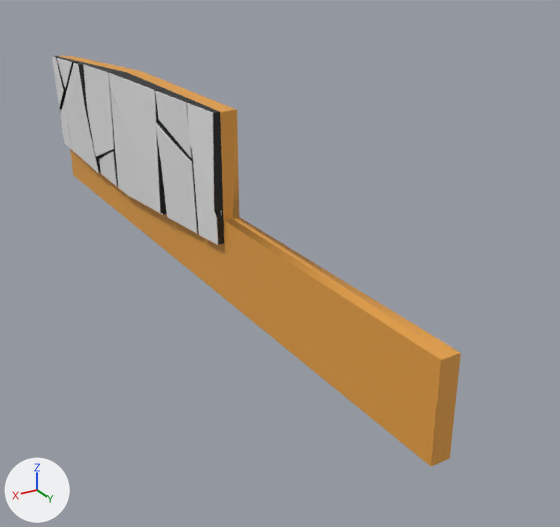
A saved change to the OBJ model Assets/building_mall.obj.
One viewpoint serves both versions: a 50 mm camera at (19.9, 100.7, 38.0) aimed at (-26.6, 23.3, -0.8). Every picture has the same lights, and +X, +Y and +Z are marked at lower left. Where no turn or scale is listed for an object, it has been applied to the vertices. Vertices at the same position are counted once.

The first picture shows 'Cube.019_Cube.031'.
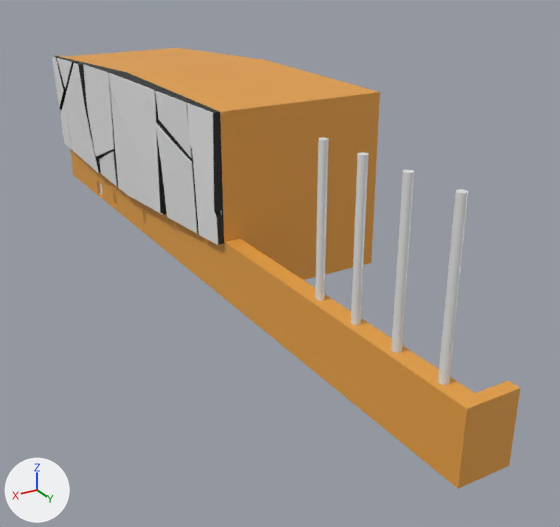
What the commit changed:
Material 'Material.021' (mat_material_021) is new.
Its base color is (0.8, 0.8, 0.8) (white #e7e7e7).
Its roughness is 0.526.
Material 'None' (mat_none) is new.
Its base color is (0.8, 0.8, 0.8) (white #e7e7e7).
Its roughness is 0.293.
me_cube_019_cube_031 is used by ob_cube_019_cube_031; location (0.0, 0.0, 0.0).
me_cube_019_cube_031 had 241 vertices, 158 faces and spanned x -18.4..-14.3, y -31.7..63.6, z -1.3..20.7.
me_cube_019_cube_031 now has 285 vertices, 191 faces, 3 loose edges and spans x -37.4..-14.3, y -31.7..66.7, z -1.3..20.7.
Part 1, on me_cube_019_cube_031:
15 vertices are removed from x -18.4..-16.4, y 0.9..63.6, z -1.3..8.5.
21 faces are deleted.
1 vertex moves from x -16.4, y 63.6, z 5.7 to x -16.4, y 65.4, z 5.7.
30 vertices are added at x -37.4..-16.4, y -16.7..66.7, z -1.3..5.9.
7 new vertices lie (-19.0, 0.0, 0.0) away from vertices in x -18.4, y -29.9..28.0, z -1.3..20.7.
5 new vertices lie (0.0, 1.3, 0.0) away from vertices in x -18.4..-16.4, y 63.6..65.4, z -1.3..5.9.
5 new vertices lie (-3.5, 0.0, 0.0) away from vertices in x -18.4, y 65.4..66.7, z -1.3..5.9.
12 new vertices lie (0.4, 0.0, 0.0) away from vertices in x -16.8, y -16.7..4.2, z -1.0..2.4.
3 loose edges are added.
4 new faces join them, mat_material_012 (white #e7e7e7).
46 new faces join them, mat_material_013 (orange #e7a143).
1 new face joins them, mat_material_016 (black #161616).
3 new faces join them, mat_material_021 (white #e7e7e7).
me_cube_019_cube_031 now uses material mat_material_021 (white #e7e7e7).
Mesh me_cylinder_008 is new.
It consists of a 32-sided cylinder along z spanning x -17.9..-17.0, y 45.3..46.2, z 5.4..21.3; a 32-sided cylinder along z spanning x -17.9..-17.0, y 51.1..51.9, z 5.4..21.3; a 32-sided cylinder along z spanning x -17.9..-17.0, y 56.8..57.7, z 5.4..21.3; a 32-sided cylinder along z spanning x -17.9..-17.0, y 62.5..63.4, z 5.4..21.3.
It uses material mat_none (white #e7e7e7).
Object 'Cylinder.008' (ob_cylinder_008) is new; it shows me_cylinder_008.
Its location is (0.0, 0.0, 0.0).

Boxes (x1, y1, x2, y2) around the edits, measured in the pictures (560 x 527 px):
'Cube.019_Cube.031', reshaped (14% wider, 7% taller): before (52, 55, 461, 466); after (52, 48, 520, 489)
'Cylinder.008', added: after (315, 138, 468, 385)
part 1 of me_cube_019_cube_031, built on: before (95, 110, 461, 466); after (75, 48, 520, 489)
